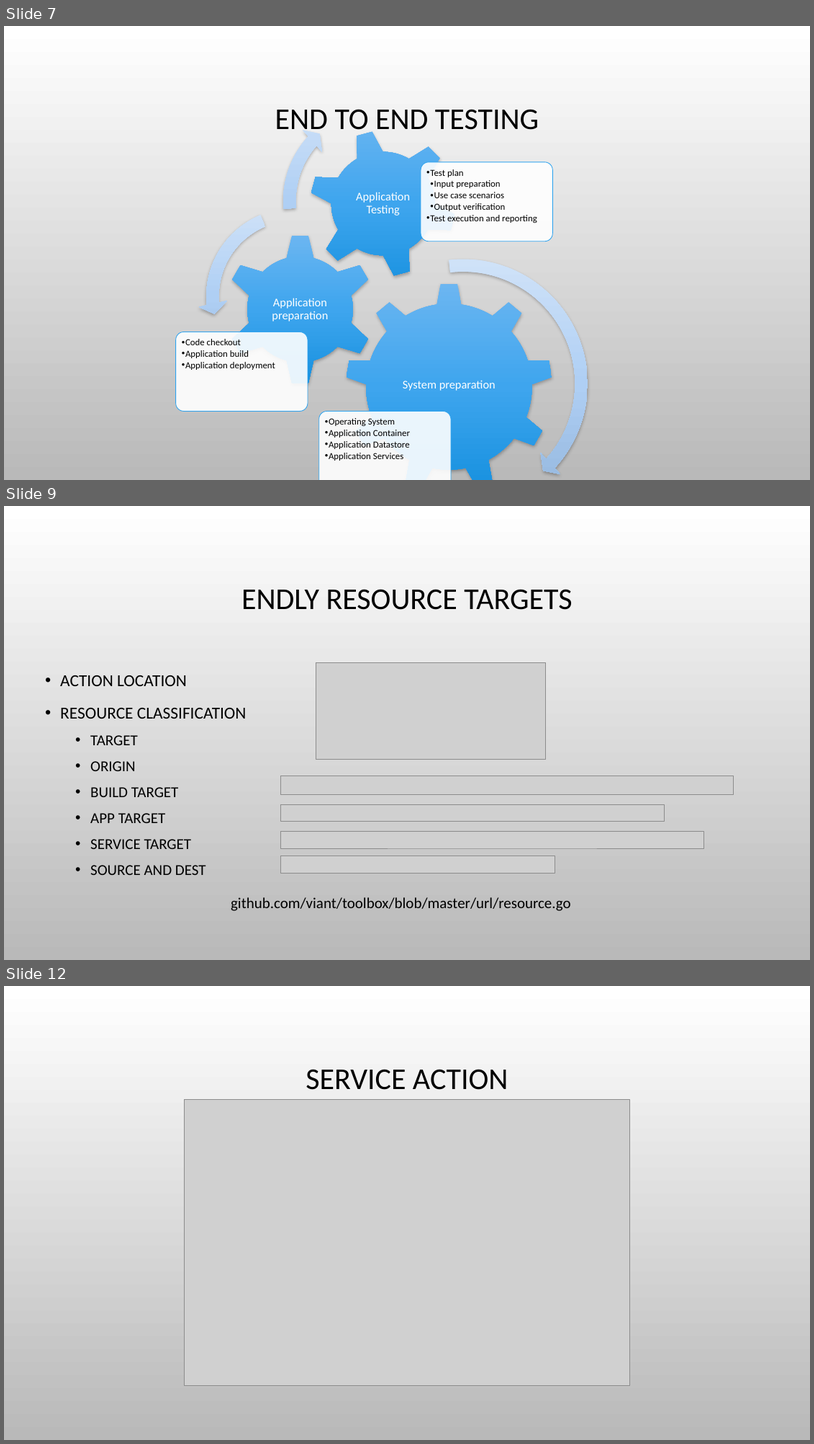
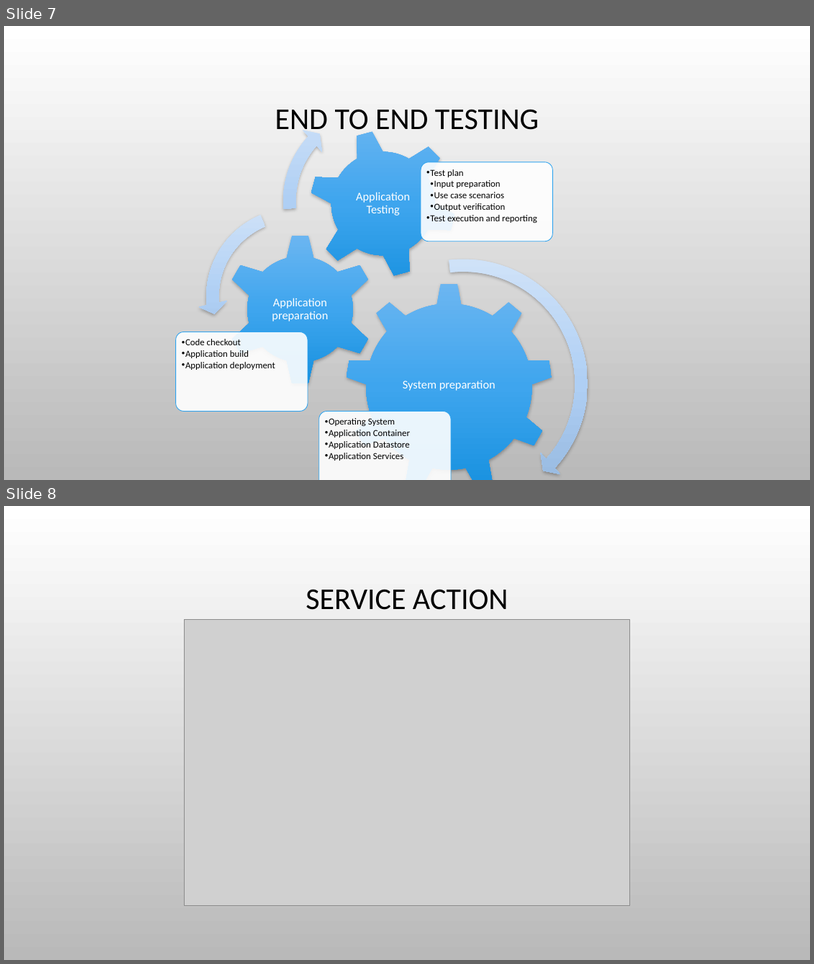
Before and after one commit to adrianwit/golang-e2e-testing, a slide deck: golang-e2e.pptx. Shown one above the other, each under a label of ours: slides 7, 9 and 12 before the commit, slides 7 and 8 after it; the slides between them are not shown. The pictures are 814x1444 and 814x964 pixels, drawn with LibreOffice and Linux fonts; fonts in the diff are those of the drawing; grey boxes stand for pictures; background and template pictures are left out. Boxes give left, top, right and bottom in pixels: in the first picture for what was removed or moved away, otherwise in the second. Text is boxed around its words. In the diff, an @@ line names an element or a change of style, - is before the commit and + after.

```diff
--- a/golang-e2e.pptx
+++ b/golang-e2e.pptx
@@ slide 9 removed at box(4, 506, 810, 960), background picture (left out) @@
@@ title removed at box(242, 589, 572, 610) @@
-ENDLY RESOURCE TARGETS
@@ text removed at box(60, 675, 247, 875) @@
-• ACTION LOCATION
-• RESOURCE CLASSIFICATION
-  • TARGET
-  • ORIGIN
-  • BUILD TARGET
-  • APP TARGET
-  • SERVICE TARGET
-  • SOURCE AND DEST
@@ picture removed at box(316, 663, 546, 759) @@
@@ picture removed at box(281, 776, 734, 795) @@
@@ picture removed at box(281, 804, 665, 821) @@
@@ picture removed at box(281, 831, 705, 849) @@
@@ picture removed at box(281, 856, 556, 872) @@
@@ text removed at box(231, 897, 571, 911) @@
-github.com/viant/toolbox/blob/master/url/resource.go
@@ what was slide 12 is now slide 8 @@
```
Also in this commit, not shown: 3 slides changed, 3 other slides removed.
